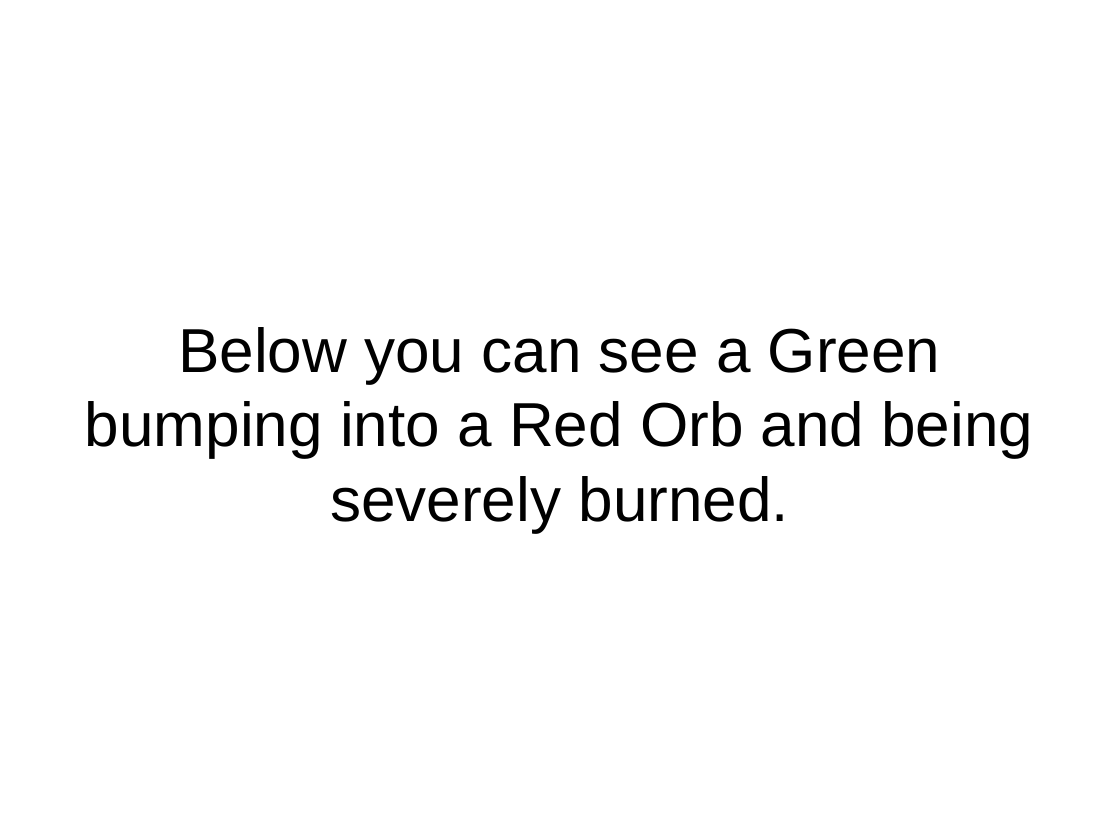
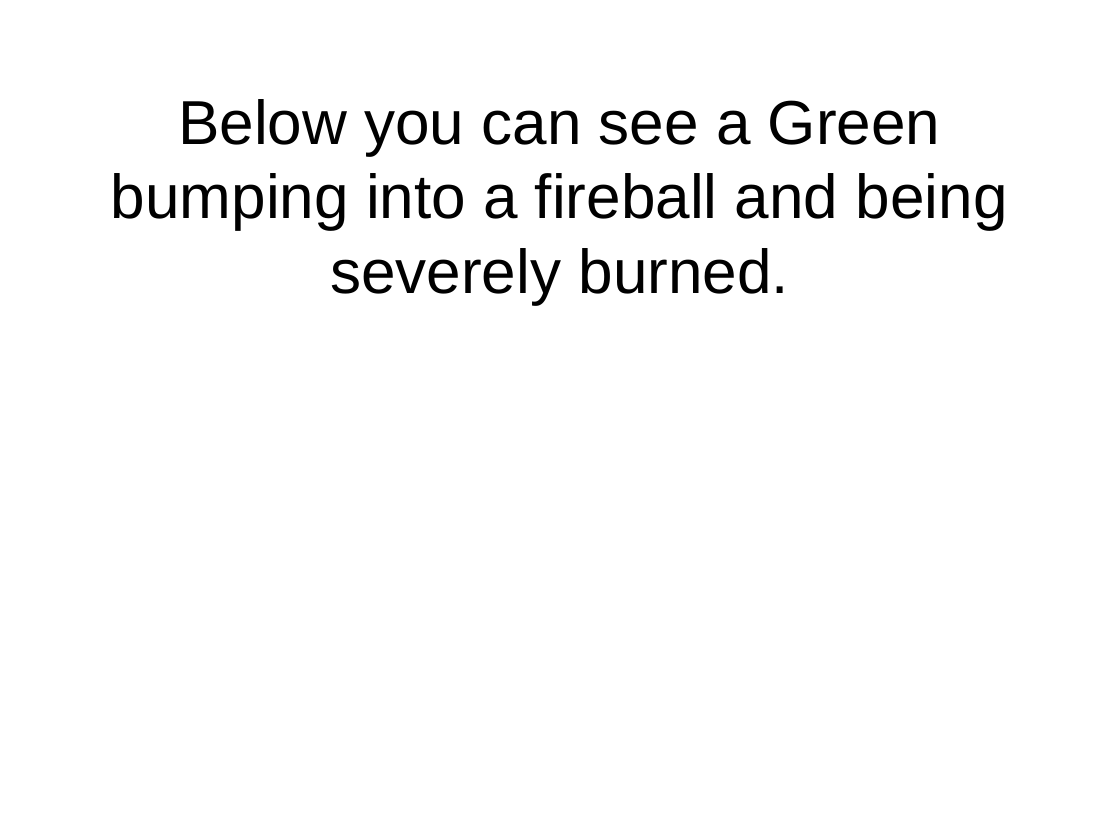
Before and after one commit to flxsosa/MoralDynamics, a slide deck: slide 7 of experiment_template/experiment_slides.odp. Drawn at 1120x840 pixels with LibreOffice and Linux fonts; fonts in the diff are those of the drawing. Boxes give left, top, right and bottom in pixels: in the first picture for what was removed or moved away, otherwise in the second. Text is boxed around its words. In the diff, an @@ line names an element or a change of style, - is before the commit and + after.

```diff
--- a/experiment_template/experiment_slides.odp
+++ b/experiment_template/experiment_slides.odp
@@ title "Below you can see a ..." at <box>111,99,1008,304</box>: vertical alignment middle to top @@
@@ title at <box>111,99,1008,304</box>: text changed @@
-Below you can see a Green bumping into a Red Orb and being severely burned.
+Below you can see a Green bumping into a fireball and being severely burned.
```
Also in this commit, not shown: 7 other slides changed, 14 other files.
